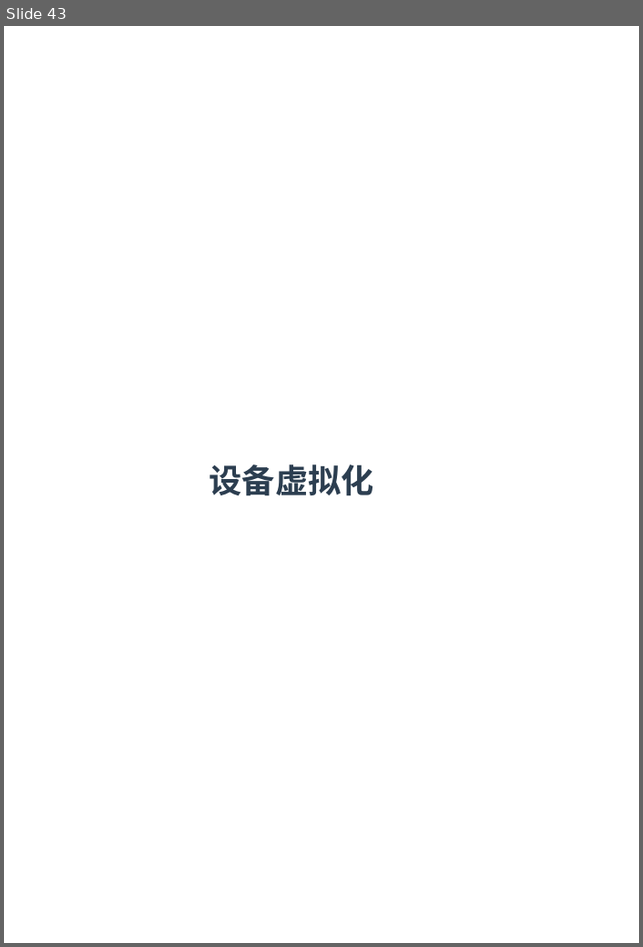
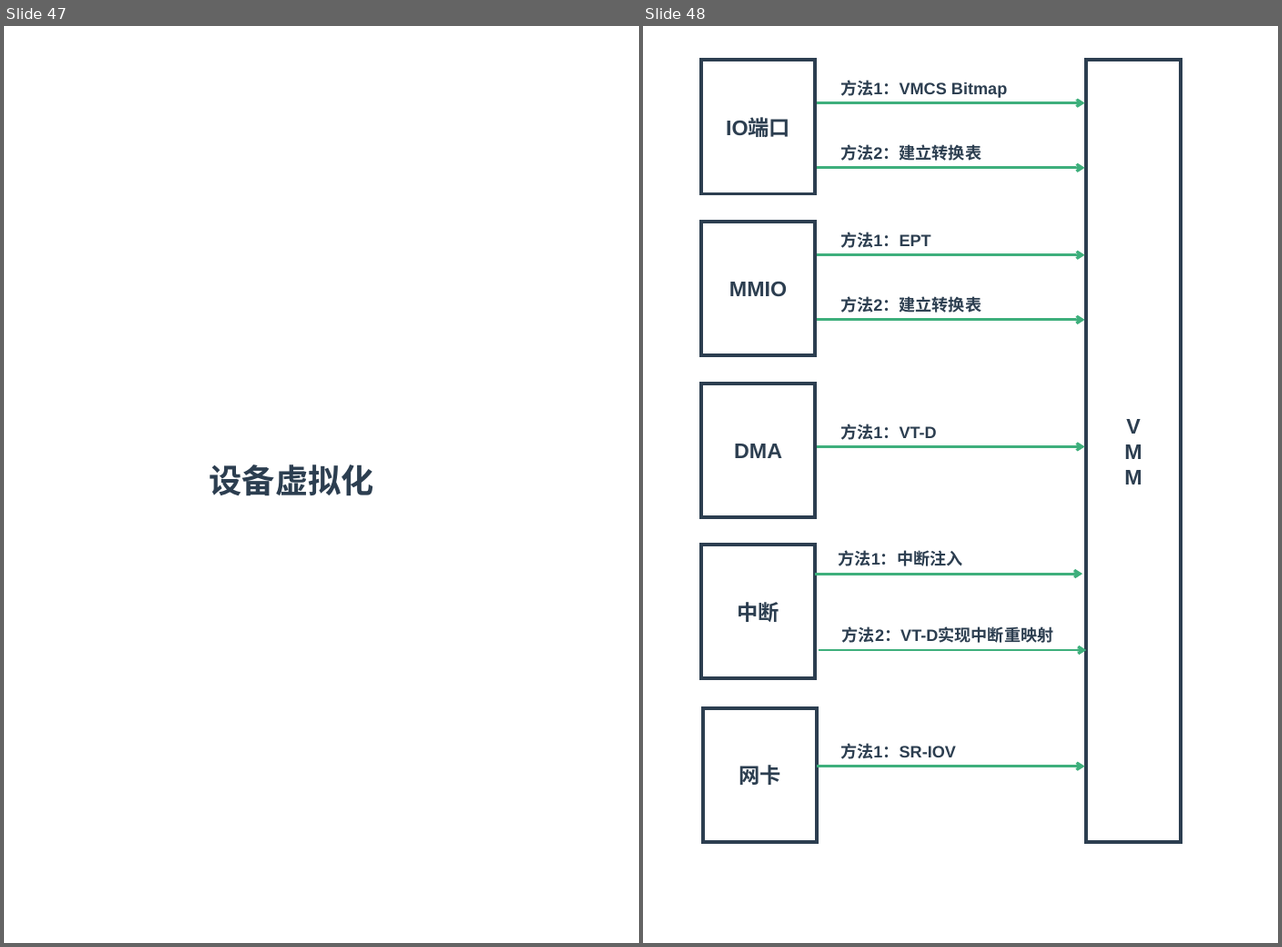
Before and after one commit to zaiqiang-dong/zaiqiang, a slide deck: picture/ppt/vitrualization/vitrualization.pptx. Shown side by side, each under a label of ours: slide 43 before the commit, slides 47 and 48 after it. The pictures are 643x947 and 1282x947 pixels, drawn with LibreOffice and Linux fonts; fonts in the diff are those of the drawing. Boxes give left, top, right and bottom in pixels: in the first picture for what was removed or moved away, otherwise in the second. Text is boxed around its words. In the diff, an @@ line names an element or a change of style, - is before the commit and + after.

```diff
--- a/picture/ppt/vitrualization/vitrualization.pptx
+++ b/picture/ppt/vitrualization/vitrualization.pptx
@@ slide 48 added at (643,26,1278,943), background #FFFFFF @@
@@ rectangle added at (701,60,815,193), outline #2C3E50 3 pt, 18 pt, text #2C3E50, bold @@
+IO端口
@@ text added at (840,80,1007,98), 14 pt, text #2C3E50, bold @@
+方法1：VMCS Bitmap
@@ rectangle added at (1087,60,1181,842), outline #2C3E50 3 pt, 18 pt, text #2C3E50, bold @@
+V
+M
+M
@@ arrow added from (817, 103) to (1085, 103), #3EAF7C 2.25 pt @@
@@ text added at (840,144,982,161), 14 pt, text #2C3E50, bold @@
+方法2：建立转换表
@@ arrow added from (817, 167) to (1085, 167), #3EAF7C 2.25 pt @@
@@ rectangle added at (701,222,815,355), outline #2C3E50 3 pt, 18 pt, text #2C3E50, bold @@
+MMIO
@@ text added at (840,232,931,248), 14 pt, text #2C3E50, bold @@
+方法1：EPT
@@ arrow added from (817, 254) to (1085, 254), #3EAF7C 2.25 pt @@
@@ text added at (840,296,982,313), 14 pt, text #2C3E50, bold @@
+方法2：建立转换表
@@ arrow added from (817, 320) to (1085, 320), #3EAF7C 2.25 pt @@
@@ rectangle added at (701,384,815,517), outline #2C3E50 3 pt, 18 pt, text #2C3E50, bold @@
+DMA
@@ text added at (840,424,937,440), 14 pt, text #2C3E50, bold @@
+方法1：VT-D
@@ arrow added from (817, 447) to (1085, 447), #3EAF7C 2.25 pt @@
@@ rectangle added at (701,545,815,679), outline #2C3E50 3 pt, 18 pt, text #2C3E50, bold @@
+中断
@@ text added at (839,550,963,567), 14 pt, text #2C3E50, bold @@
+方法1：中断注入
@@ arrow added from (815, 574) to (1083, 574), #3EAF7C 2.25 pt @@
@@ arrow added from (819, 650) to (1087, 650), #3EAF7C 2.25 pt @@
@@ text added at (842,627,1054,643), 14 pt, text #2C3E50, bold @@
+方法2：VT-D实现中断重映射
@@ rectangle added at (703,708,817,842), outline #2C3E50 3 pt, 18 pt, text #2C3E50, bold @@
+网卡
@@ text added at (840,743,956,759), 14 pt, text #2C3E50, bold @@
+方法1：SR-IOV
@@ arrow added from (817, 766) to (1085, 766), #3EAF7C 2.25 pt @@
@@ what was slide 43 is now slide 47 @@
```
Also in this commit, not shown: 2 slides changed, 9 other slides added, 3 slides removed, 11 other files.
